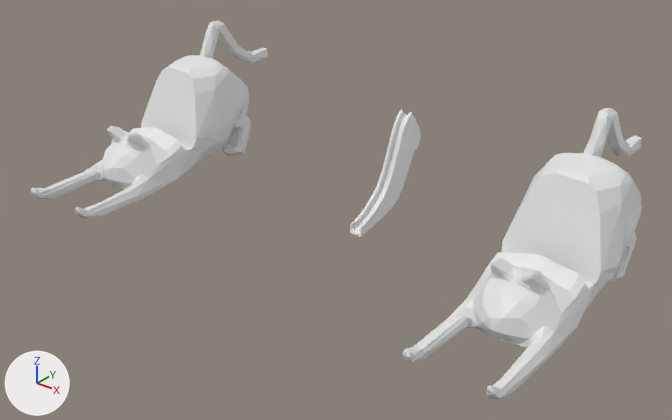
Renders of the Blender file cat_phone_stand/stand_with_hole.blend from each side of a commit.
Rendered twice from a 50 mm camera at (290.0, -390.0, 247.0) aimed at (-10.0, -14.0, 14.0). Lighting does not change. The marker at lower left points along +X, +Y and +Z.

Objects in the first picture: 'iPhone stand cat.002', 'iPhone stand cat.003', 'iPhone stand cat.004'.
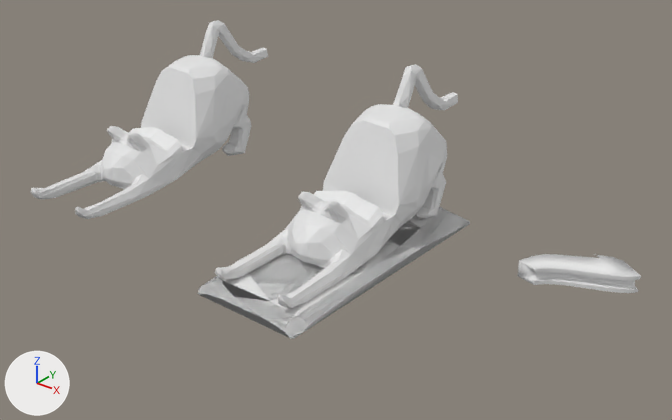
Boxes [x1, y1, x2, y2] around the edits, measured in the pictures (672 x 420 px):
'iPhone stand cat.003', moved, modifiers changed, reshaped (13% wider)
    before: [402, 108, 642, 400]
    after: [198, 64, 470, 339]
'iPhone stand cat.004', reshaped, moved, turned, rescaled
    before: [350, 109, 421, 237]
    after: [518, 254, 641, 293]
'Cube.008', added
    after: [223, 210, 439, 301]
part 1 of me_iphone_stand_cat_007, cut back
    before: [350, 109, 412, 237]
    after: [518, 254, 641, 293]

What the commit changed:
me_iphone_stand_cat_007 is used by ob_iphone_stand_cat_004; location (0.0, 0.0, 0.0); scale (2.0, 2.0, 2.0).
me_iphone_stand_cat_007 had 491 vertices, 392 faces and spanned x -3.6..3.6, y -4.9..24.7, z -0.3..31.0.
me_iphone_stand_cat_007 now has 352 vertices, 364 faces and spans x -2.0..2.0, y 5.3..24.4, z 2.1..30.9.
me_iphone_stand_cat_007 part 1: 7 vertices moved from x -2.5..2.5, y 15.2..24.5, z 18.0..31.0 to x -2.0..2.0, y 15.2..24.2, z 17.1..30.9; 244 vertices removed from x -3.6..3.6, y -4.9..24.7, z -0.3..31.0; 105 vertices added at x -2.0..2.0, y 5.4..24.4, z 2.1..30.9.
Mesh me_cube_002 is new.
It has 65 vertices, 111 faces and spans x -37.0..36.0, y -104.0..62.0, z -10.0..0.0.
Mesh me_cube_009 is new.
It is a box spanning x -10.0..10.0, y -30.6..13.5, z -17.9..10.0.
Object 'iPhone stand cat.003' (ob_iphone_stand_cat_003) moves from (118.6, 0.0, 0.0) to (0.0, 0.0, 0.0).
Object 'iPhone stand cat.003' (ob_iphone_stand_cat_003) gains a BOOLEAN modifier named 'Boolean'.
Modifier setting: object = ob_cube_008.
Modifier setting: operation = 'UNION'.
Modifier setting: solver = 'FLOAT'.
Object 'iPhone stand cat.004' (ob_iphone_stand_cat_004) moves from (0.0, 0.0, 0.0) to (88.5, 0.0, 0.0).
Object 'iPhone stand cat.004' (ob_iphone_stand_cat_004) turns from (0, 0, 0) to (0, 90, 0) degrees about x, y and z.
Object 'iPhone stand cat.004' (ob_iphone_stand_cat_004) is rescaled from (2.0, 2.0, 2.0) to (2.47, 2.0, 2.0).
Object 'Cube.008' (ob_cube_008) is new; it shows me_cube_002.
Its location is (0.0, 0.0, 0.0).
It gains a BOOLEAN modifier named 'Boolean'.
Modifier setting: object = ob_cube_009.
Modifier setting: solver = 'FLOAT'.
Object 'Cube.009' (ob_cube_009) is new; it shows me_cube_009.
Its location is (0.0, 0.0, 0.0).
It is now shown.
